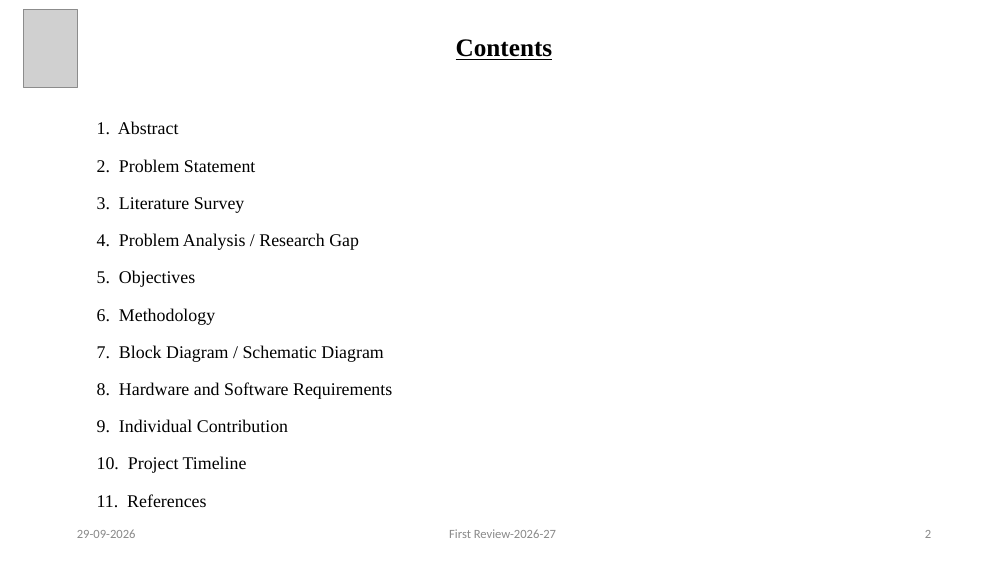
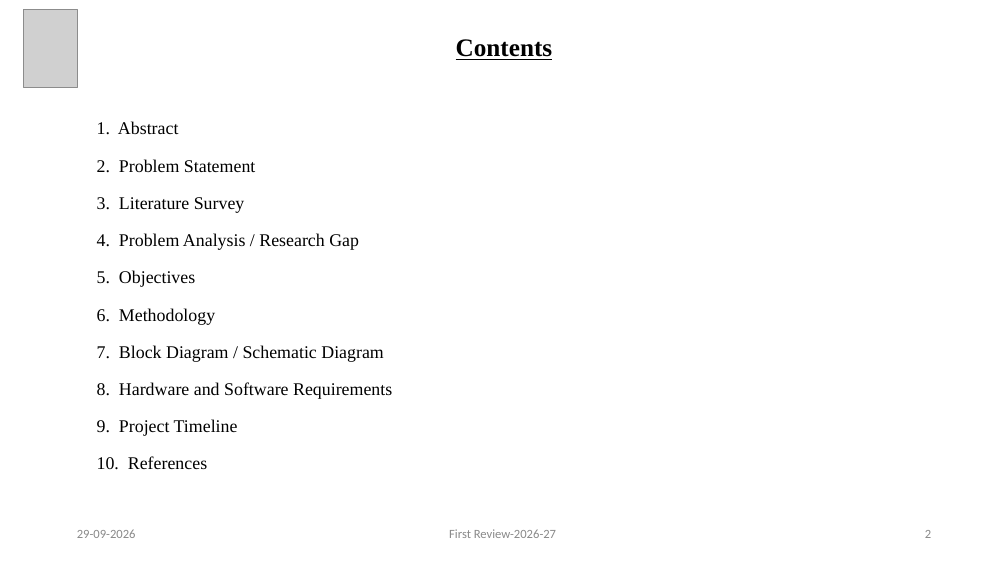
Before and after one commit to KiranPranay/moosi-bms, a slide deck: slide 2 of docs/reviews/first-review/Predictive_BMS_First_Review.pptx. Drawn at 1008x567 pixels with LibreOffice and Linux fonts; fonts in the diff are those of the drawing; grey boxes stand for pictures. Boxes give left, top, right and bottom in pixels: in the first picture for what was removed or moved away, otherwise in the second. Text is boxed around its words. In the diff, an @@ line names an element or a change of style, - is before the commit and + after.

Commit message:
docs: add guide and roll number, remove the contribution slide
Both title slides now name the guide in full, Dr. M. Rupesh, Associate
Professor, EEE Department, and give Muskan's roll number, 23WH1A0208.

The Individual Contribution slide is removed from the first-review deck and
from its contents list, leaving 16 slides.

```diff
--- a/docs/reviews/first-review/Predictive_BMS_First_Review.pptx
+++ b/docs/reviews/first-review/Predictive_BMS_First_Review.pptx
@@ text at (97, 419, 238, 470): text changed @@
-9. Individual Contribution
-10. Project Timeline
-11. References
+9. Project Timeline
+10. References
```
Also in this commit, not shown: 5 other slides changed, 1 slide removed, 5 other files.
